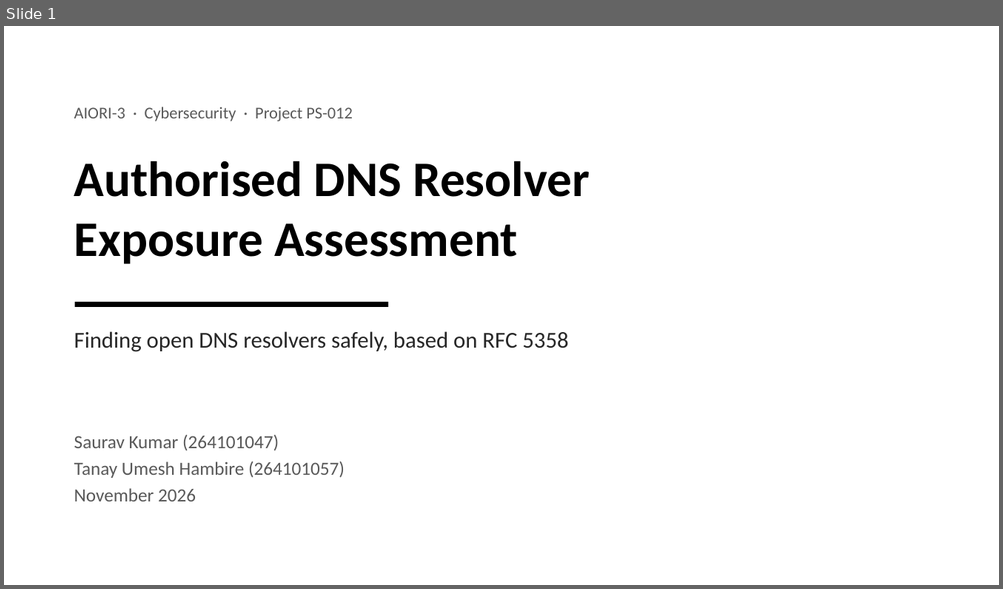
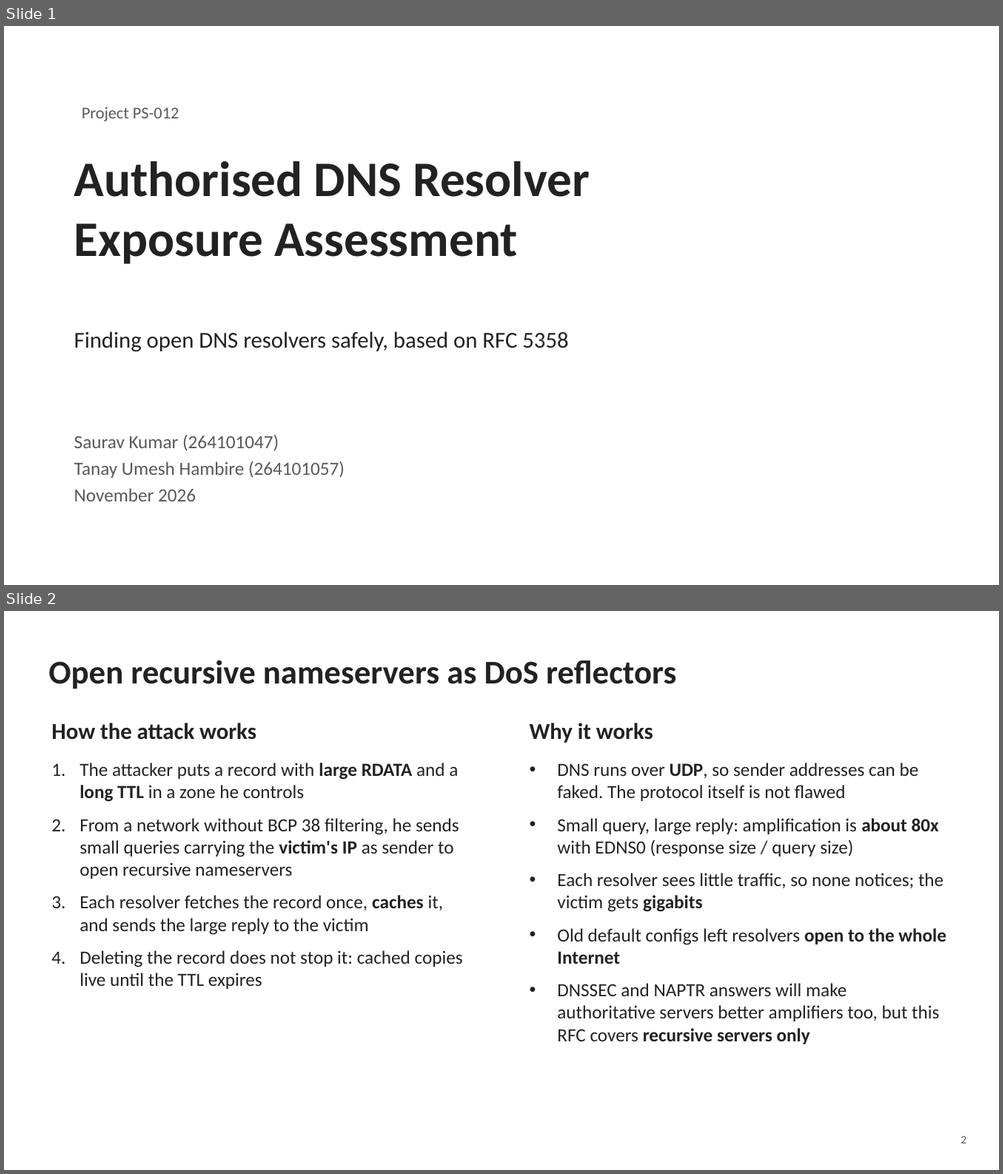
Before and after one commit to saurav-kr1/ps012-dns-resolver-exposure, a slide deck: docs/PS-012_Presentation.pptx. Shown one above the other, each under a label of ours: slide 1 before the commit, slides 1 and 2 after it. The pictures are 1003x589 and 1003x1174 pixels, drawn with LibreOffice and Linux fonts; fonts in the diff are those of the drawing. Boxes give left, top, right and bottom in pixels: in the first picture for what was removed or moved away, otherwise in the second. Text is boxed around its words. In the diff, an @@ line names an element or a change of style, - is before the commit and + after.

```diff
--- a/docs/PS-012_Presentation.pptx
+++ b/docs/PS-012_Presentation.pptx
@@ slide 2 added at (4, 611, 999, 1170), background #FFFFFF @@
@@ text added at (48, 660, 676, 689), 32 pt, text #222222, bold @@
+Open recursive nameservers as DoS reflectors
@@ text added at (51, 723, 256, 740), 22 pt, text #222222, bold @@
+How the attack works
@@ text added at (529, 723, 653, 743), 22 pt, text #222222, bold @@
+Why it works
@@ text added at (79, 763, 463, 989), 18 pt, text #222222 @@
+1. The attacker puts a record with large RDATA and a long TTL in a zone he controls
+2. From a network without BCP 38 filtering, he sends small queries carrying the victim's IP as sender to open recursive nameservers
+3. Each resolver fetches the record once, caches it, and sends the large reply to the victim
+4. Deleting the record does not stop it: cached copies live until the TTL expires
@@ text added at (557, 763, 946, 1045), 18 pt, text #222222 @@
+• DNS runs over UDP, so sender addresses can be faked. The protocol itself is not flawed
+• Small query, large reply: amplification is about 80x with EDNS0 (response size / query size)
+• Each resolver sees little traffic, so none notices; the victim gets gigabits
+• Old default configs left resolvers open to the whole Internet
+• DNSSEC and NAPTR answers will make authoritative servers better amplifiers too, but this RFC covers recursive servers only
@@ text added at (960, 1136, 966, 1144), 11 pt, text #595959 @@
+2
@@ slide 1 changed as well @@
@@ text at (82, 107, 179, 121): text changed @@
-AIORI-3 · Cybersecurity · Project PS-012
+Project PS-012
@@ text "Authorised DNS Resolver" at (74, 161, 589, 264): text colour #000000 to #222222 @@
@@ rectangle removed at (75, 302, 388, 307) @@
```
Also in this commit, not shown: 9 other slides changed, 5 other slides added, 5 slides removed, 1 other file.
